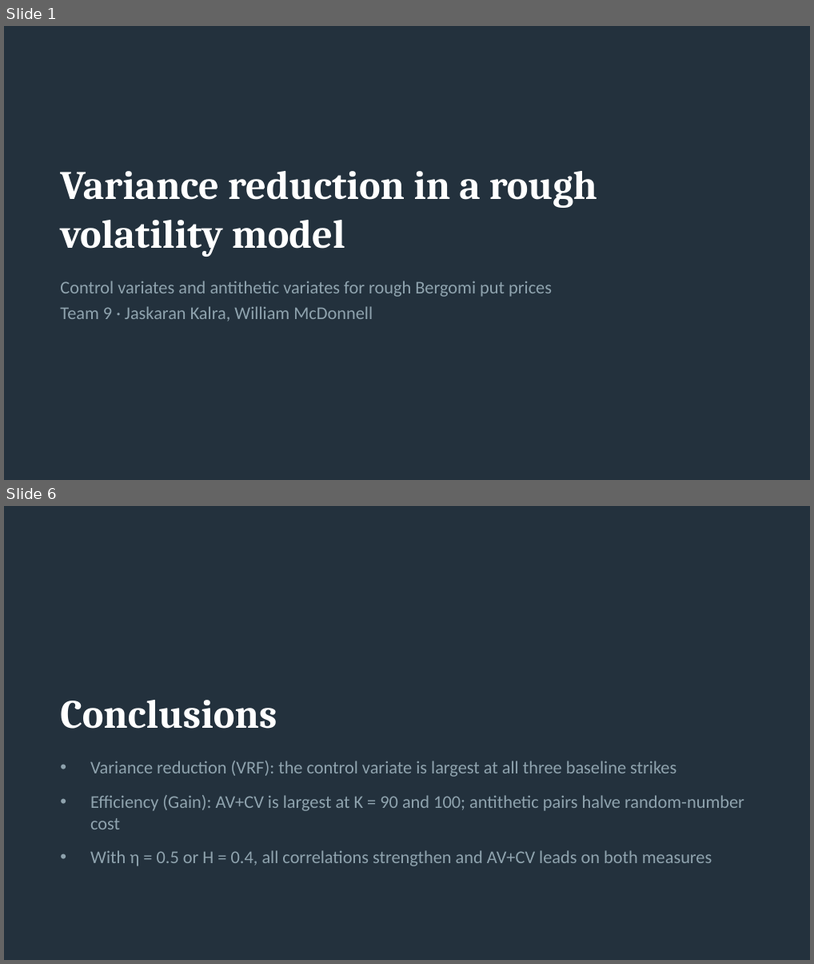
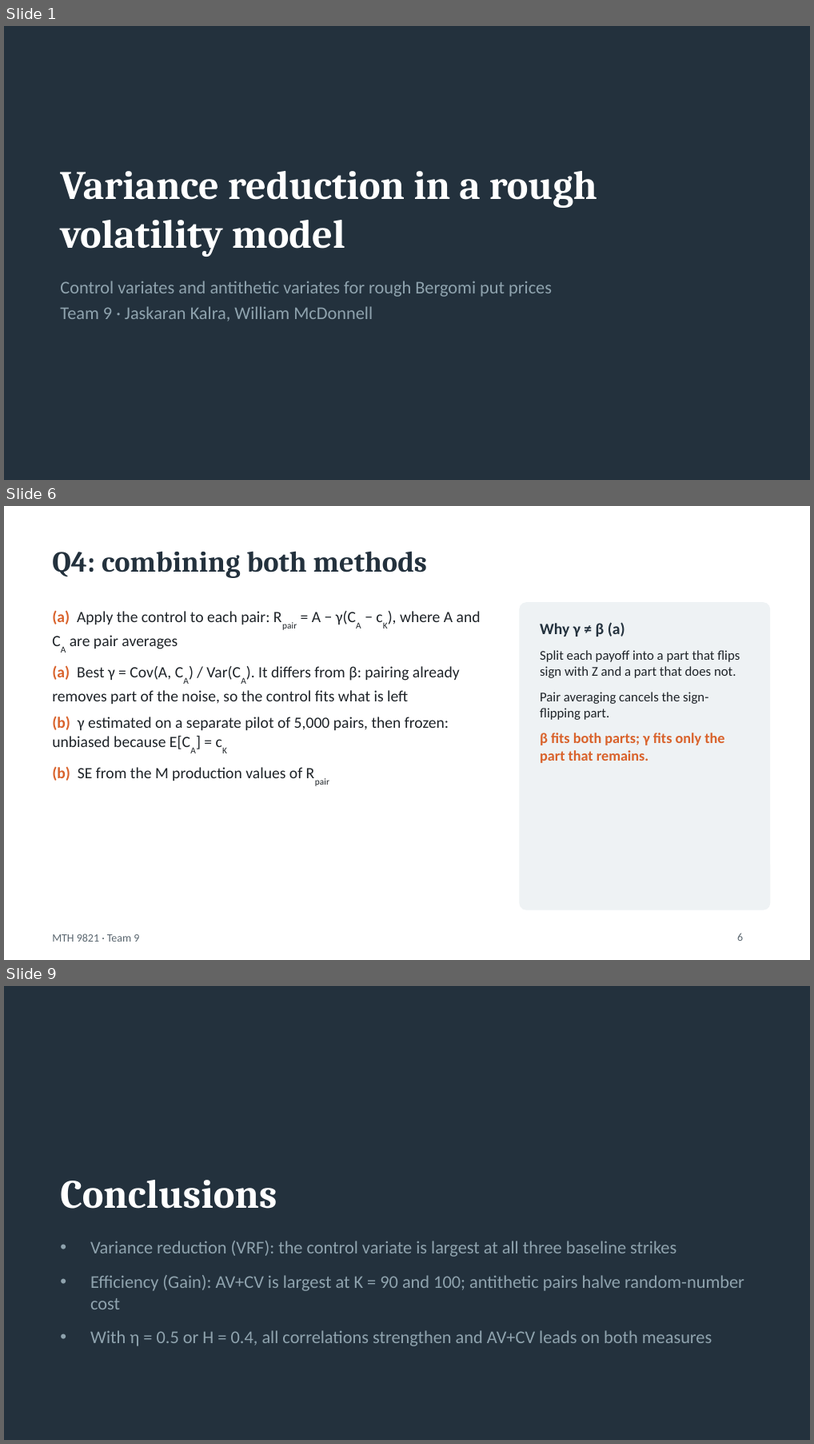
Before and after one commit to karan2615/MTH9821, a slide deck: hw2_slides.pptx. Shown one above the other, each under a label of ours: slides 1 and 6 before the commit, slides 1, 6 and 9 after it; the slides between them are not shown. The pictures are 814x964 and 814x1444 pixels, drawn with LibreOffice and Linux fonts; fonts in the diff are those of the drawing. Boxes give left, top, right and bottom in pixels: in the first picture for what was removed or moved away, otherwise in the second. Text is boxed around its words. In the diff, an @@ line names an element or a change of style, - is before the commit and + after.

```diff
--- a/hw2_slides.pptx
+++ b/hw2_slides.pptx
@@ slide 6 added at <box>4,506,810,960</box>, background #FFFFFF @@
@@ title added at <box>52,551,427,578</box>, 26 pt, text #23313D, bold @@
+Q4: combining both methods
@@ text added at <box>52,610,481,780</box>, 14 pt, text #1E2328 @@
+(a) Apply the control to each pair: Rpair = A − γ(CA − cK), where A and CA are pair averages
+(a) Best γ = Cov(A, CA) / Var(CA). It differs from β: pairing already removes part of the noise, so the control fits what is left
+(b) γ estimated on a separate pilot of 5,000 pairs, then frozen: unbiased because E[CA] = cK
+(b) SE from the M production values of Rpair
@@ rounded rectangle added at <box>520,603,770,909</box>, fill #EEF2F4, outline #EEF2F4 1 pt @@
@@ text added at <box>540,622,740,763</box>, 12 pt, text #1E2328 @@
+Why γ ≠ β (a)
+Split each payoff into a part that flips sign with Z and a part that does not.
+Pair averaging cancels the sign-flipping part.
+β fits both parts; γ fits only the part that remains.
@@ text added at <box>52,933,139,941</box>, 10 pt, text #5B6770 @@
+MTH 9821 · Team 9
@@ page number added at <box>738,932,743,940</box>, 10 pt, text #5B6770 @@
+6
@@ what was slide 6 is now slide 9 @@
```
Also in this commit, not shown: 2 slides changed, 4 other slides added, 2 slides removed.
